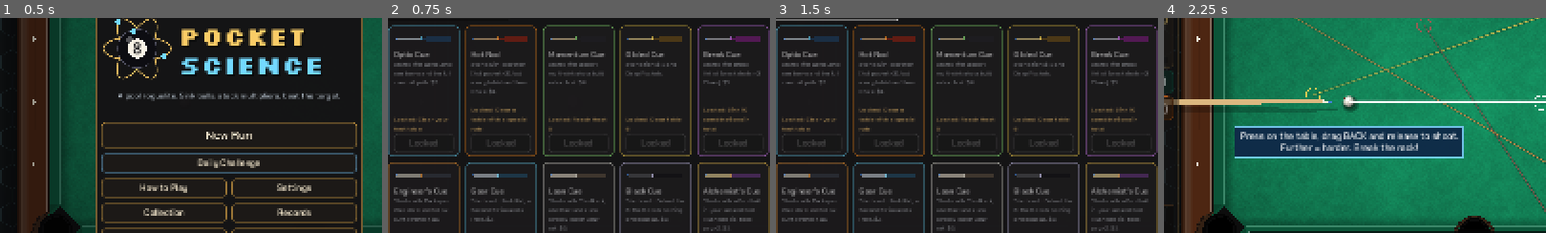
Above: before the commit, frames 1-4 (left to right).
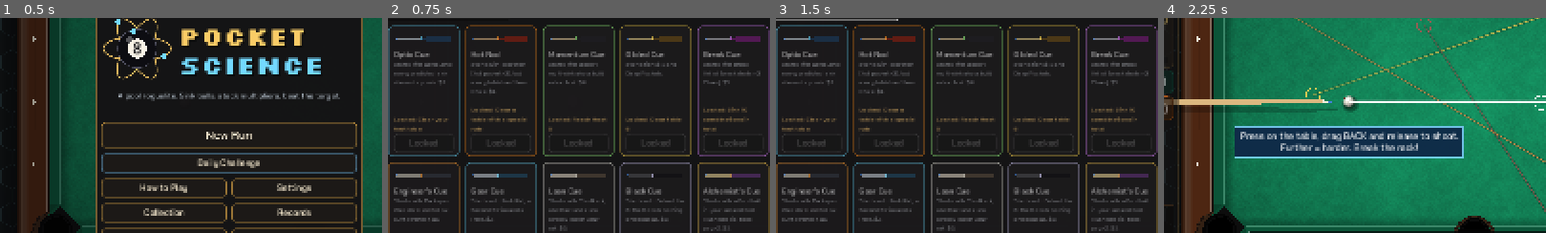
Above: after the commit, the same moments.

Repository: jordanbenjaminmitchell/pocket-science
Game: Godot game, scene res://main.tscn
Two runs of this game, one before a commit and one after it. Both use one fixed random seed, a clock stepped at 60 frames per second and the inputs below.
Inputs (mouse positions are % of the whole screen's width and height, from its top left):
- Up to frame 1 (0.5 s): no input
- Up to frame 2 (0.75 s): click "New Run" at 0.5 s
- Up to frame 3 (1.5 s): click (27, 19) at 1.27 s; type "12" at 1.35 s
- Up to frame 4 (2.25 s): click "Choose" at 2 s
The pictures show only the part of the screen within x 20-70%, y 21-71%; the shares and areas given below are measured in that part.

Frame 1 is identical in both runs. In frame 2, 0.1% of the frame differs, in the area x 2-17%, y 25-32%; in frame 3, 0.1%; in frame 4, nothing differs.

Commit message:
Full prediction for every cue, pause planning on any ball, gradual introduction
Everyone gets the full-length prediction of every moving ball; Long Lens now tags each predicted sink with its pay. Pause points can be set on any ball's predicted line. New profiles meet items from the second shop and special balls from the third, with one-time tips, until six tables are cleared.

Diff:
--- a/src/game/catalog.gd
+++ b/src/game/catalog.gd
@@ -30,7 +30,7 @@
 	"lever": {"name": "Long Game", "r": 0, "cost": 5, "fam": "utility", "desc": "Long sinks (the ball travels 450+) pay ×1.5.", "fx": {"when": "long", "x": 1.5}},
 	"chalk": {"name": "Spare Chalk", "r": 0, "cost": 5, "fam": "utility", "desc": "+1 Chalk on every table."},
 	"jaws": {"name": "Wide Jaws", "r": 0, "cost": 6, "fam": "pocket", "desc": "Pockets are 12% wider."},
-	"lens": {"name": "Long Lens", "r": 0, "cost": 4, "fam": "utility", "desc": "The guideline continues past the first cushion and shows the cue ball's full path."},
+	"lens": {"name": "Long Lens", "r": 0, "cost": 4, "fam": "utility", "desc": "Every pocket a ball is predicted to sink into shows what that ball will pay."},
 	"bank": {"name": "Bank Manager", "r": 1, "cost": 6, "fam": "bank", "desc": "Bank sinks add +1 Chain per cushion."},
 	"kick": {"name": "Kick Drum", "r": 1, "cost": 6, "fam": "cue", "desc": "Kick shots (cue hits a cushion first) pay ×2 on every sink.", "fx": {"when": "kick", "x": 2.0}},
 	"chain": {"name": "Daisy Chain", "r": 1, "cost": 7, "fam": "combo", "desc": "Combination sinks pay ×2.", "fx": {"when": "combo", "x": 2.0}},
@@ -228,7 +228,7 @@
 const CUES := {
 	"maple": {"name": "Classic Maple", "desc": "The all-rounder. $6 to start.", "money": 6, "perks": [], "chalk": 0,
 		"shaft": Color(0.86, 0.72, 0.5), "butt": Color(0.32, 0.14, 0.07), "accent": Color(0.9, 0.85, 0.7)},
-	"optic": {"name": "Optic Cue", "desc": "Starts with Long Lens: see banks and the full cue-ball path. $2.", "money": 2, "perks": ["lens"], "chalk": 0,
+	"optic": {"name": "Optic Cue", "desc": "Starts with Long Lens: every predicted sink shows its points. $2.", "money": 2, "perks": ["lens"], "chalk": 0,
 		"shaft": Color(0.8, 0.86, 0.9), "butt": Color(0.1, 0.25, 0.4), "accent": Color(0.4, 0.85, 1.0)},
 	"hotrod": {"name": "Hot Rod", "desc": "Starts with Scorcher (hot pocket ×3), but every table has 1 less Chalk. $4.", "money": 4, "perks": ["heat"], "chalk": -1,
 		"shaft": Color(0.85, 0.7, 0.5), "butt": Color(0.6, 0.12, 0.05), "accent": Color(1.0, 0.55, 0.1)},
--- a/src/game/meta.gd
+++ b/src/game/meta.gd
@@ -37,6 +37,9 @@
 var lifetime_banks := 0
 var lifetime_hot := 0
 var lifetime_items := 0
+var lifetime_tables := 0        # tables cleared, all runs
+var seen_tips: Array = []       # one-time introductions already shown
+const INTRO_TABLES := 6         # until this many tables are cleared, systems arrive gradually
 var unlock_all := false   # bots, tests and dev builds
 
 
@@ -51,6 +54,8 @@
 	lifetime_banks = int(c.get_value("meta", "banks", 0))
 	lifetime_hot = int(c.get_value("meta", "hot", 0))
 	lifetime_items = int(c.get_value("meta", "items", 0))
+	lifetime_tables = int(c.get_value("meta", "tables", 0))
+	seen_tips = c.get_value("meta", "tips", [])
 
 
 func save_file() -> void:
@@ -63,6 +68,8 @@
 	c.set_value("meta", "banks", lifetime_banks)
 	c.set_value("meta", "hot", lifetime_hot)
 	c.set_value("meta", "items", lifetime_items)
+	c.set_value("meta", "tables", lifetime_tables)
+	c.set_value("meta", "tips", seen_tips)
 	c.save(PATH)
 
 
@@ -141,6 +148,7 @@
 
 
 func on_table_cleared(run: RunState) -> Array:
+	lifetime_tables += 1
 	var got: Array = ["first_clear"]
 	var t := run.current()
 	if t.get("anomaly", "") != "":
@@ -156,6 +164,20 @@
 	return _earn(got)
 
 
+## New players meet the game a piece at a time until they have cleared a few tables.
+func is_intro() -> bool:
+	return not unlock_all and lifetime_tables < INTRO_TABLES
+
+
+## True the first time a tip is asked for; it is then remembered as seen.
+func first_time(tip: String) -> bool:
+	if seen_tips.has(tip):
+		return false
+	seen_tips.append(tip)
+	save_file()
+	return true
+
+
 func on_item_used() -> Array:
 	lifetime_items += 1
 	return _earn(["items5"]) if lifetime_items >= 5 else []
--- a/src/game/run_state.gd
+++ b/src/game/run_state.gd
@@ -56,6 +56,7 @@
 var faces := {}                 # Dice and Wild balls: the number each shows
 var last_sunk := 0              # Wild copies this
 var echo_used := {}             # Echo balls that have already come back this table
+var intro := false              # a new player: items from the 2nd shop, special balls from the 3rd
 var next_boost := 1.0           # Double Down
 var next_all_hot := false       # Spotlight
 var next_magnet := false        # Magnet Charm
@@ -516,16 +517,16 @@
 		if ball >= 8:
 			ball += 1
 		shop.append({"type": "imbue", "id": iso, "ball": ball, "cost": imbue_cost(iso), "sold": false})
-	if ball_set.size() < Rack.MAX_BALLS:
+	if ball_set.size() < Rack.MAX_BALLS and not (intro and table_index < 2):
 		var types := Catalog.BALL_TYPES.keys()
 		var bt: String = types[rng.randi_range(0, types.size() - 1)]
 		shop.append({"type": "ball", "id": bt, "cost": int(Catalog.BALL_TYPES[bt].cost), "sold": false})
 	var cons := consumable_ids()
-	for i in 2:
+	for i in (0 if intro and table_index < 1 else 2):
 		var it: String = cons[rng.randi_range(0, cons.size() - 1)]
 		shop.append({"type": "item", "id": it, "cost": item_cost(it), "sold": false})
 	var free_tools: Array = Catalog.ITEMS.keys().filter(func(k): return Catalog.ITEMS[k].kind == "tool" and not tools.has(k))
-	if tools.size() < tool_slots() and not free_tools.is_empty():
+	if tools.size() < tool_slots() and not free_tools.is_empty() and not (intro and table_index < 1):
 		var tl: String = free_tools[rng.randi_range(0, free_tools.size() - 1)]
 		shop.append({"type": "item", "id": tl, "cost": item_cost(tl), "sold": false})
 
--- a/src/main.gd
+++ b/src/main.gd
@@ -784,6 +784,20 @@
 	p.position = ((fit.view - p.get_combined_minimum_size()) * 0.5).round()
 
 
+## First time a new kind of thing appears in the shop, a line explains it.
+func _shop_intro_tip(v: VBoxContainer) -> void:
+	var tip := ""
+	if run.shop.any(func(it): return it.type == "item") and meta.first_time("items"):
+		tip = "NEW: Items. Tools keep a charge every table; Consumables are used once. Blue ones work while aiming, green ones while a shot is paused (press P), amber ones after a shot."
+	elif run.shop.any(func(it): return it.type == "ball") and meta.first_time("balls"):
+		tip = "NEW: Special balls join your set and rack with the rest. You can also pay to remove a ball from your set (never the 8)."
+	if tip != "":
+		var l := _label(tip, 15, Color(0.6, 0.95, 0.8), F_REG)
+		l.autowrap_mode = TextServer.AUTOWRAP_WORD_SMART
+		l.custom_minimum_size = Vector2(980, 0)
+		v.add_child(l)
+
+
 ## A small flat drawing of any ball in the set, numbered or special.
 func _set_ball_icon(n: int) -> Control:
 	var c := Control.new()
@@ -859,6 +873,7 @@
 	fc_paths = {}
 	fc_times = {}
 	view.forecast_text = ""
+	view.sink_tags = []
 	_step_forecast()
 
 
@@ -1024,25 +1039,24 @@
 	if not plan_lock:
 		view.plan_hover = Vector2.INF
 		return
-	var pp := _plan_path()
-	if pp.is_empty():
-		return
-	var pts: PackedVector2Array = pp[0]
-	var ts: PackedFloat32Array = pp[1]
+	# Every moving ball's predicted line can carry a pause point, not just the cue ball's.
 	var m := _mouse_table()
-	var best := -1
 	var bd := 45.0 * 45.0
-	for i in pts.size():
-		var d := pts[i].distance_squared_to(m)
-		if d < bd:
-			bd = d
-			best = i
-	if best < 0 or best >= ts.size():
-		view.plan_hover = Vector2.INF
-		plan_hover_t = -1.0
-		return
-	view.plan_hover = pts[best]
-	plan_hover_t = ts[best]
+	var best_p := Vector2.INF
+	var best_t := -1.0
+	for bi in fc_paths:
+		if not fc_times.has(bi):
+			continue
+		var pts: PackedVector2Array = fc_paths[bi]
+		var ts: PackedFloat32Array = fc_times[bi]
+		for i in mini(pts.size(), ts.size()):
+			var d := pts[i].distance_squared_to(m)
+			if d < bd:
+				bd = d
+				best_p = pts[i]
+				best_t = ts[i]
+	view.plan_hover = best_p
+	plan_hover_t = best_t
 
 
 func _set_pause_point() -> void:
@@ -1233,7 +1247,7 @@
 		guide_dirty = false
 		forecast_dirty = true
 		forecast_timer = 0.09
-		view.guide = TableView.compute_guide(sim, aim_dir, _shot_follow(), _shot_side(), run.perks.has("lens"))
+		view.guide = TableView.compute_guide(sim, aim_dir, _shot_follow(), _shot_side(), true)   # the full line, for every cue
 		view.show_guide = true
 		_update_preview()
 	_update_plan_hover()
@@ -1241,6 +1255,7 @@
 		view.forecast_paths = []
 		fc_complete = false
 		view.forecast_text = ""
+		view.sink_tags = []
 		fc_sim = null
 	elif forecast_dirty:
 		forecast_timer -= delta
@@ -1345,7 +1360,7 @@
 
 
 func _forecast_wanted() -> bool:
-	return _show_paths() or run.perks.has("oracle")
+	return _show_paths() or run.perks.has("oracle") or run.perks.has("lens")
 
 
 ## Starts an incremental forecast; _step_forecast advances it within a frame budget.
@@ -1357,6 +1372,7 @@
 	fc_paths = {}
 	fc_times = {}
 	view.forecast_text = ""
+	view.sink_tags = []
 	_step_forecast()
 
 
@@ -1396,7 +1412,23 @@
 	if done:
 		if run.perks.has("oracle"):
 			_show_shot_forecast()
+		if run.perks.has("lens"):
+			_show_sink_tags()
 		fc_sim = null
+
+
+## Long Lens: a tag on every pocket a ball is predicted to sink into, with its pay.
+func _show_sink_tags() -> void:
+	var ctx := _shot_ctx()
+	ctx["events"] = fc_sim.events
+	ctx["cue_end"] = fc_sim.pos[fc_sim.index_of(0)]
+	var r := Scorer.score(ctx)
+	var tags: Array = []
+	if r.scored:
+		for l in r.lines:
+			if l.get("kind", "") == "pot":
+				tags.append([int(l.pocket), "+%d" % int(l.points)])
+	view.sink_tags = tags
 
 
 ## Second Sight: score the simulated shot with the same rules the real one will use.
@@ -1463,6 +1495,7 @@
 	view.forecast_paths = []
 	fc_complete = false
 	view.forecast_text = ""
+	view.sink_tags = []
 	fc_sim = null
 	view.preview_text = ""
 
@@ -1491,6 +1524,8 @@
 	live_contacted = false
 	_set_meters(live_chain, run.heat)
 	sim.strike(aim_dir, _speed(shot_power) * run.power_mult(is_break), _shot_follow(), _shot_side())
+	if run.shots_taken >= 1 and meta.first_time("pause"):
+		_flash_banner("TIP: PRESS P (OR PAUSE) TO FREEZE A SHOT", Color(0.55, 0.95, 0.85), 2.6)
 	sfx.play("cue", 0.4 + shot_power * 0.8, 0.9 + randf() * 0.2)
 	if shot_power > 0.8:
 		view.add_shake(3.0 * shot_power)
@@ -2917,6 +2952,7 @@
 	run.daily_key = pending_daily
 	# Dailies give everyone the full pool, so results are comparable.
 	run.locked = [] if pending_daily != "" else meta.locked_perks()
+	run.intro = pending_daily == "" and meta.is_intro()
 	pending_seed = -1
 	pending_daily = ""
 	view.cue_colors = Catalog.CUES.get(chosen_cue, Catalog.CUES.maple)
@@ -3093,7 +3129,9 @@
 	bar.add_child(rr)
 	var rm := _button("Remove a ball ($%d)" % run.removal_cost(), _show_remove_picker, Color(1.0, 0.55, 0.55))
 	rm.disabled = run.money < run.removal_cost() or run.ball_set.size() <= 2
+	rm.visible = not (run.intro and run.table_index < 2)
 	bar.add_child(rm)
+	_shop_intro_tip(v)
 	var spc2 := Control.new()
 	spc2.size_flags_horizontal = Control.SIZE_EXPAND_FILL
 	bar.add_child(spc2)
--- a/src/view/table_view.gd
+++ b/src/view/table_view.gd
@@ -38,6 +38,7 @@
 var call_pocket := -1
 var ghost_ball := -1          # Ghost Chalk
 var pebbles: Array = []       # Gravity Pebbles this shot
+var sink_tags: Array = []     # Long Lens: [pocket, text] for every predicted sink
 var hot_pocket := -1
 var element_pockets: Array = []   # Element Table: one element id per pocket
 var second_pocket := -1   # Two Pockets boss: also scores, shown with a cooler ring
@@ -544,6 +545,20 @@
 		o.draw_rect(hr, Color(0.03, 0.08, 0.08, 0.85), true)
 		o.draw_rect(hr, Color(0.55, 0.95, 0.85), false, 2.0)
 		_txt(o, hr.get_center(), hold_text, Color(0.75, 1.0, 0.92), 18)
+	var stack := {}
+	for tag in sink_tags:
+		var k: int = tag[0]
+		if k < 0 or k >= layout.pockets.size():
+			continue
+		var n: int = stack.get(k, 0)
+		stack[k] = n + 1
+		var pk: Dictionary = layout.pockets[k]
+		var tp: Vector2 = (pk.pos as Vector2) - (pk.dir as Vector2) * (64.0 + 22.0 * n)
+		var tw := font_bold.get_string_size(tag[1], HORIZONTAL_ALIGNMENT_LEFT, -1, 14).x
+		var tr := Rect2(tp + Vector2(-tw * 0.5 - 6, -11), Vector2(tw + 12, 20))
+		o.draw_rect(tr, Color(0.04, 0.06, 0.1, 0.85), true)
+		o.draw_rect(tr, Color(0.55, 0.85, 1.0, 0.8), false, 1.5)
+		o.draw_string(font_bold, tp + Vector2(-tw * 0.5, 5), tag[1], HORIZONTAL_ALIGNMENT_LEFT, -1, 14, Color(0.75, 0.92, 1.0))
 	if not show_guide or guide.is_empty():
 		return
 	if forecast_text != "":
--- /dev/null
+++ b/tests/test_intro.gd
@@ -0,0 +1,113 @@
+extends SceneTree
+## New players meet the game a piece at a time; pauses can be planned on any
+## ball's line; Long Lens tags every predicted sink.
+
+var failures := 0
+var g: Node
+
+
+func check(c: bool, m: String) -> void:
+	print("  ", "ok  " if c else "FAIL ", m)
+	if not c:
+		failures += 1
+
+
+func _initialize() -> void:
+	call_deferred("_go")
+
+
+func _frames(n: int) -> void:
+	for i in n:
+		await process_frame
+
+
+func _until(cond: Callable, limit: int) -> bool:
+	for i in limit:
+		if cond.call():
+			return true
+		await process_frame
+	return cond.call()
+
+
+func _shop_at(table: int, intro: bool) -> Array:
+	var r := RunState.new()
+	r.start(11)
+	r.intro = intro
+	r.table_index = table
+	r.roll_shop()
+	return r.shop.map(func(it): return it.type)
+
+
+func _go() -> void:
+	print("gradual introduction")
+	var m := Meta.new()
+	check(m.is_intro(), "a new profile starts in the introduction")
+	check(not _shop_at(0, true).has("item") and not _shop_at(0, true).has("ball"), "the first shop is Perks and Imbues only")
+	check(_shop_at(1, true).has("item") and not _shop_at(1, true).has("ball"), "items arrive in the second shop")
+	check(_shop_at(2, true).has("ball"), "special balls arrive in the third")
+	check(_shop_at(0, false).has("item") and _shop_at(0, false).has("ball"), "after the introduction everything is there from the start")
+	m.lifetime_tables = Meta.INTRO_TABLES
+	check(not m.is_intro(), "clearing a few tables ends the introduction")
+	m.seen_tips = []
+	check(m.first_time("items") and not m.first_time("items"), "each tip shows once")
+
+	g = load("res://main.tscn").instantiate()
+	root.add_child(g)
+	await _frames(3)
+	g._new_run()
+	await _until(func(): return g.state == g.S.AIM, 200)
+	g.coaching = false
+	g.fine_aim = true
+
+	print("plan a pause on another ball's line")
+	g.aim_dir = (Rack.FOOT - g.sim.pos[0]).normalized()
+	g.power = 0.9
+	g.guide_dirty = true
+	g._toggle_plan()
+	g.forecast_timer = 0.0
+	await _frames(2)
+	await _until(func(): return g.fc_sim == null and g.fc_paths.size() > 3, 400)
+	var other := -1
+	for bi in g.fc_paths:
+		if bi != 0 and (g.fc_paths[bi] as PackedVector2Array).size() > 12:
+			other = bi
+			break
+	check(other > 0, "the locked prediction has other balls' lines to pick from")
+	if other > 0:
+		var pts: PackedVector2Array = g.fc_paths[other]
+		var spot := pts[pts.size() / 2]
+		g.mouse_pos = g.view.base_position + spot * g.TABLE_SCALE
+		g._update_plan_hover()
+		g._set_pause_point()
+		check(g.pause_at > 0.0 and g.view.plan_marker.distance_to(spot) < 1.0, "a pause point can sit on an object ball's line")
+		g._toggle_plan()
+		g._shoot(0.9)
+		await _until(func(): return g.state == g.S.HOLD, 400)
+		check(g.state == g.S.HOLD and g.sim.pos[other].distance_to(spot) < 12.0, "and the shot pauses with that ball there (%.1f away)" % g.sim.pos[other].distance_to(spot))
+		g._play_on()
+		await _until(func(): return g.state != g.S.ROLL and g.state != g.S.STRIKE and g.state != g.S.TALLY, 4000)
+
+	print("Long Lens")
+	g._new_run()
+	await _until(func(): return g.state == g.S.AIM, 200)
+	g.coaching = false
+	g.fine_aim = true
+	g.run.perks.assign(["lens"])
+	var s: PoolSim = g.sim
+	s.pos[0] = Vector2(420, 330)
+	var obj := s.index_of(1)
+	for k in s.count():
+		if k != 0 and k != obj:
+			s.alive[k] = 0
+	s.pos[obj] = Vector2(640, 170)
+	var pocket: Vector2 = s.layout.pockets[2].pos
+	var od := (pocket - s.pos[obj]).normalized()
+	g.aim_dir = ((s.pos[obj] - od * TableLayout.R * 2.0) - s.pos[0]).normalized()
+	g.view.update_balls(s)
+	g.is_break = false
+	g.power = 0.6
+	g.guide_dirty = true
+	await _until(func(): return g.fc_sim == null and not g.view.sink_tags.is_empty(), 400)
+	check(g.view.sink_tags.any(func(t): return t[0] == 2), "Long Lens tags the pocket a ball is predicted to sink into")
+	print("intro tests: %d failures" % failures)
+	quit(1 if failures > 0 else 0)
Not shown, added: tests/test_intro.gd.uid
